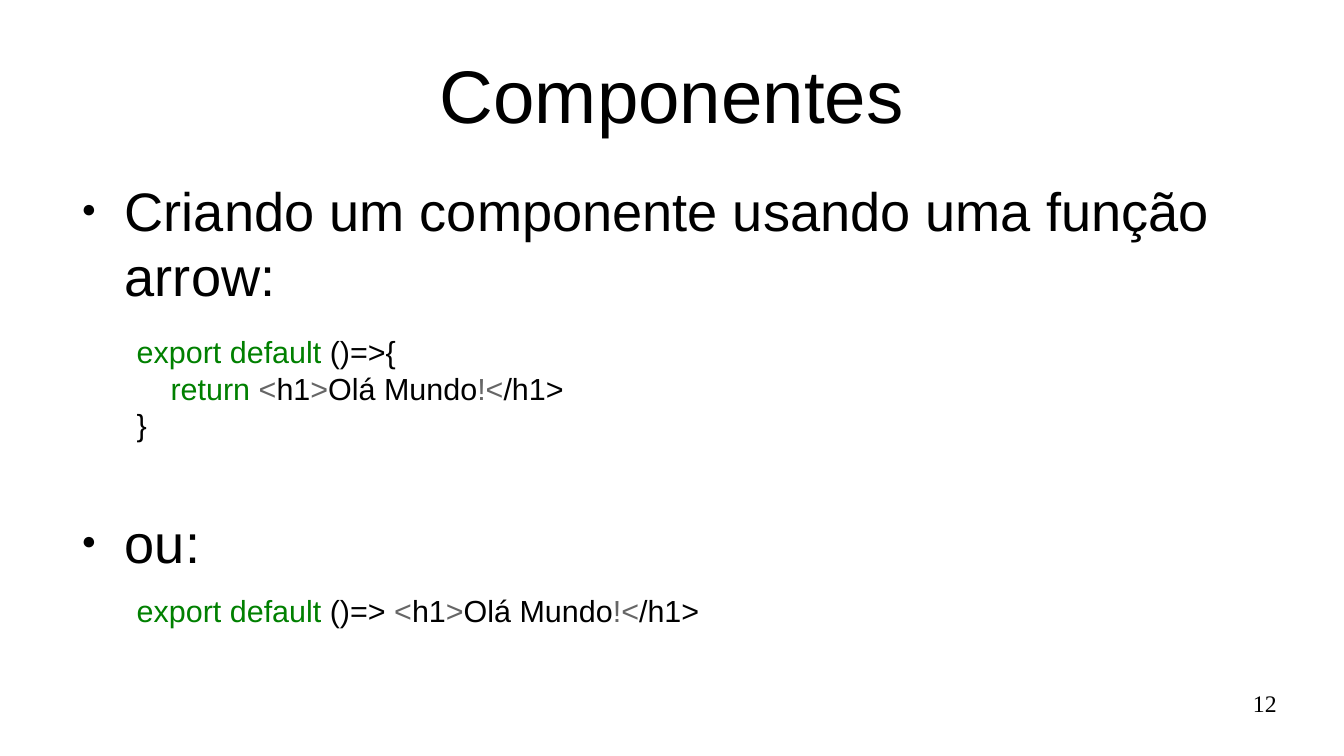
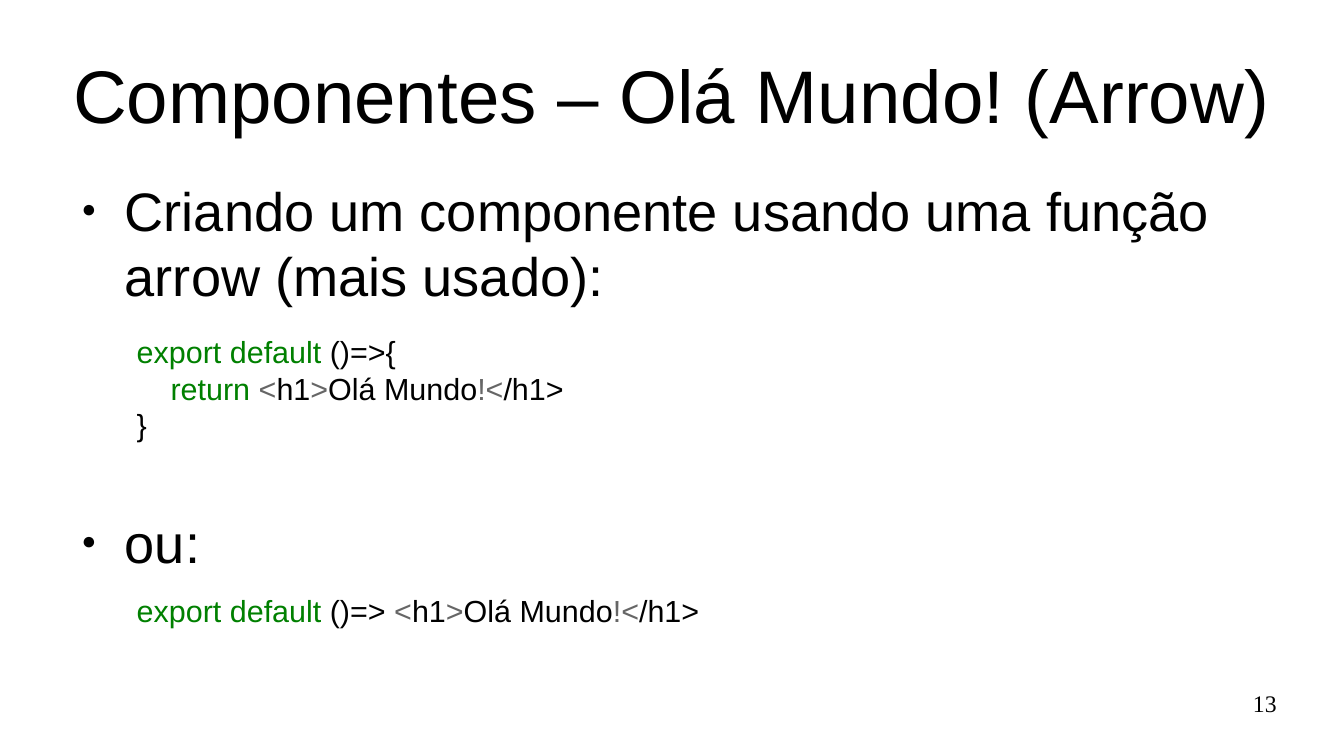
Before and after one commit to Marques-Dev/WEB_2020-1, a slide deck: slide 13 of SLIDES/aula01.odp (slide 12 before the commit). Drawn at 1344x756 pixels with LibreOffice and Linux fonts; fonts in the diff are those of the drawing. Boxes give left, top, right and bottom in pixels: in the first picture for what was removed or moved away, otherwise in the second. Text is boxed around its words. In the diff, an @@ line names an element or a change of style, - is before the commit and + after.

Commit message:
componentes da aula 01

```diff
--- a/SLIDES/aula01.odp
+++ b/SLIDES/aula01.odp
@@ title at [73, 68, 1269, 137]: text changed @@
-Componentes
+Componentes – Olá Mundo! (Arrow)
@@ text at [125, 191, 1209, 305]: text changed @@
-● Criando um componente usando uma função arrow:
+● Criando um componente usando uma função arrow (mais usado):
@@ page number at [1253, 696, 1277, 713]: text changed @@
-12
+13
```
Also in this commit, not shown: 8 other slides changed, 24 slides added, 22 slides removed, 8 other files.
